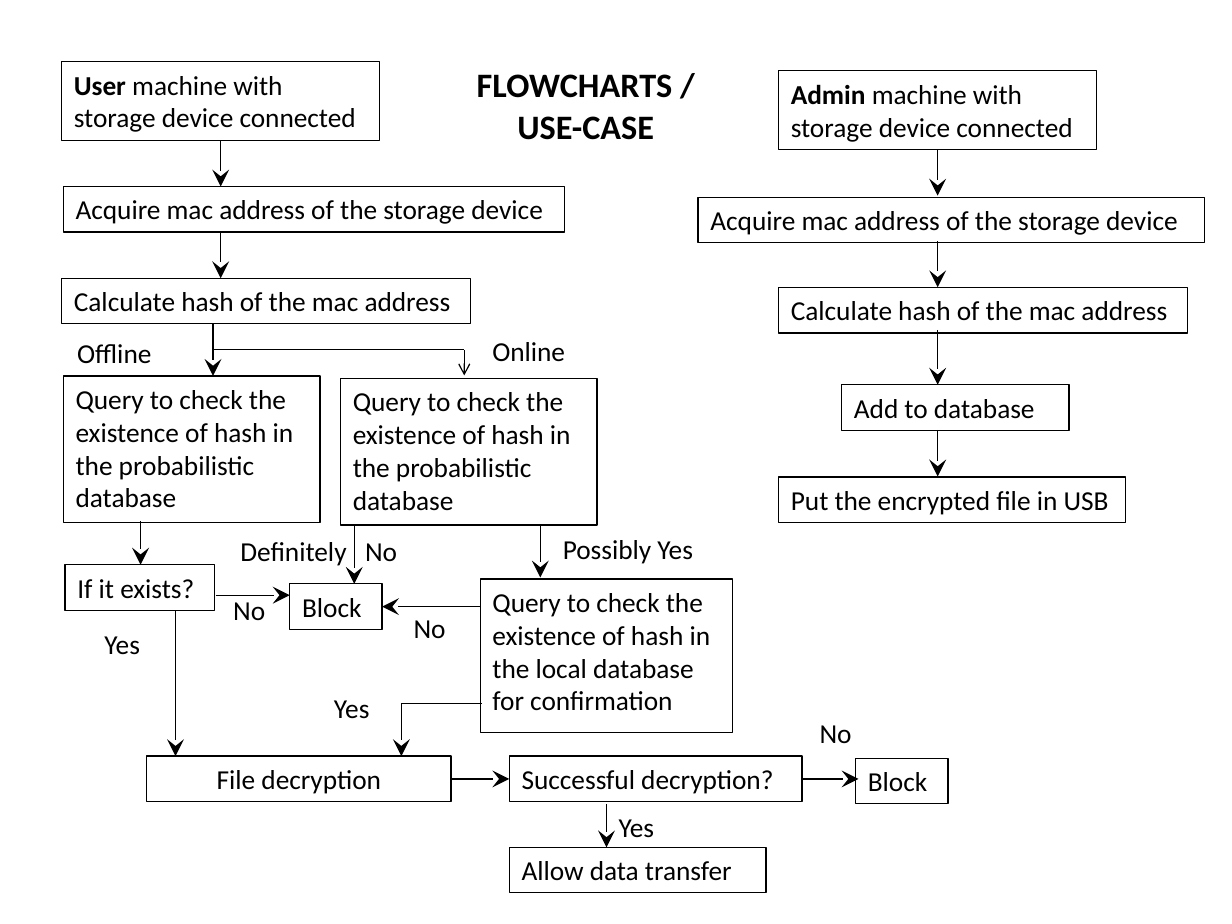
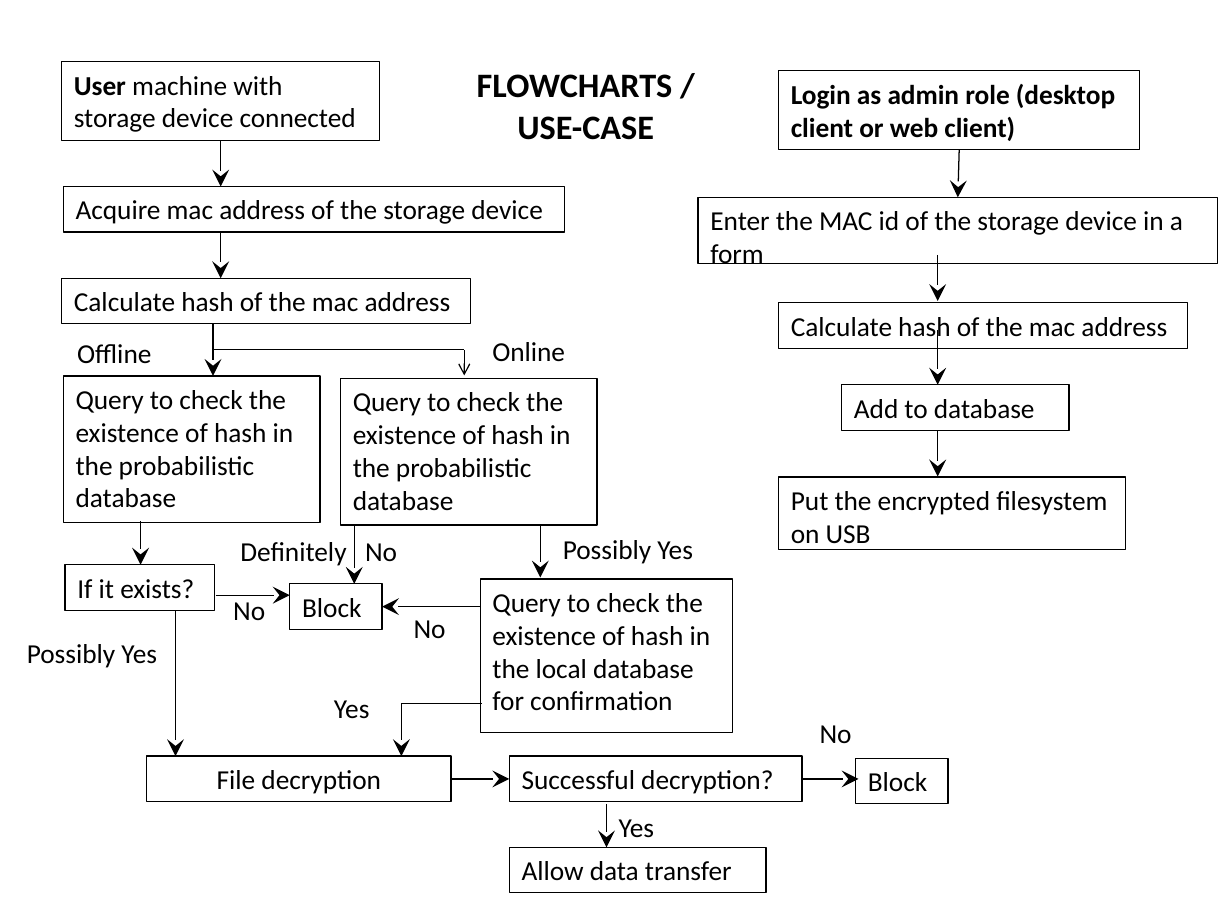
Before and after one commit to Dashree/sih2018, a slide deck: slide 3 of Gov_templates/USB_whitelist.pptx. Drawn at 1232x924 pixels with LibreOffice and Linux fonts; fonts in the diff are those of the drawing. Boxes give left, top, right and bottom in pixels: in the first picture for what was removed or moved away, otherwise in the second. Text is boxed around its words. In the diff, an @@ line names an element or a change of style, - is before the commit and + after.

Commit message:
flow chart reviewed and updated

```diff
--- a/Gov_templates/USB_whitelist.pptx
+++ b/Gov_templates/USB_whitelist.pptx
@@ rectangle "Login as admin role (desktop ...": place and size @@
-rectangle "Login as admin role (desktop ..." at (779,70,1096,149)
+rectangle "Login as admin role (desktop ..." at (779,70,1140,149)
@@ text in rectangle at (791,84,1115,141): text changed; bold on @@
-Admin machine with storage device connected
+Login as admin role (desktop client or web client)
@@ arrow moved from (938, 149) - (938, 196) to (960, 149) - (957, 197) @@
@@ rectangle "Enter the MAC id of ...": place and size @@
-rectangle "Enter the MAC id of ..." at (699,197,1205,243)
+rectangle "Enter the MAC id of ..." at (699,197,1218,264)
@@ text in rectangle at (710,211,1183,264): text changed @@
-Acquire mac address of the storage device
+Enter the MAC id of the storage device in a form
@@ arrow moved from (938, 241) - (938, 287) to (938, 255) - (938, 301) @@
@@ rectangle "Calculate hash of the mac ...": place and size @@
-rectangle "Calculate hash of the mac ..." at (779,287,1188,333)
+rectangle "Calculate hash of the mac ..." at (779,303,1188,349)
@@ rectangle "Put the encrypted filesystem on ...": place and size @@
-rectangle "Put the encrypted filesystem on ..." at (779,477,1126,522)
+rectangle "Put the encrypted filesystem on ..." at (779,477,1126,549)
@@ text in rectangle at (791,491,1107,544): text changed @@
-Put the encrypted file in USB
+Put the encrypted filesystem on USB
@@ text at (27,644,157,668): text changed @@
-Yes
+Possibly Yes
```
